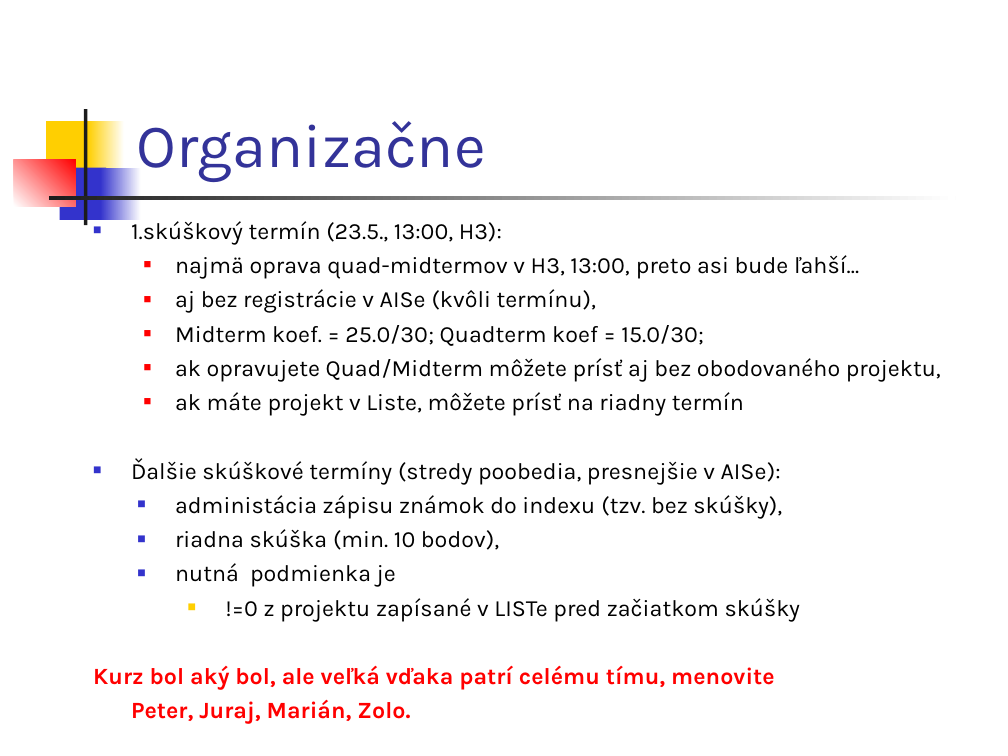
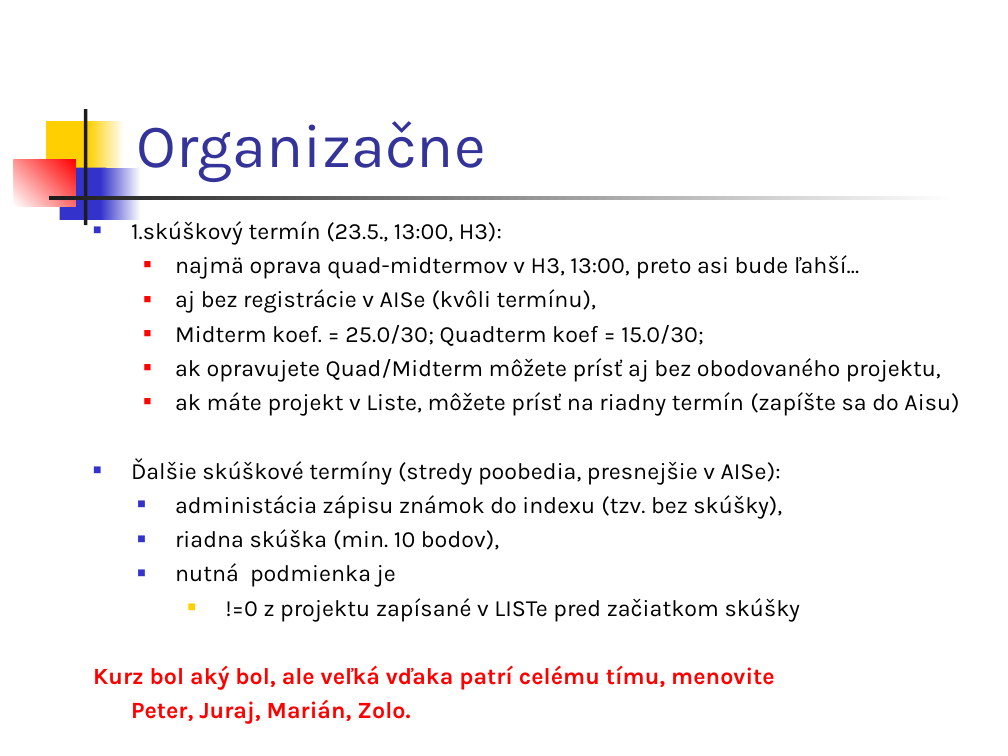
Before and after one commit to Programovanie4/Prednasky, a slide deck: slide 4 of 11/grandfinale.ppt (slide 3 before the commit). Drawn at 1008x756 pixels with LibreOffice and Linux fonts; fonts in the diff are those of the drawing. Boxes give left, top, right and bottom in pixels: in the first picture for what was removed or moved away, otherwise in the second. Text is boxed around its words. In the diff, an @@ line names an element or a change of style, - is before the commit and + after.

```diff
--- a/11/grandfinale.ppt
+++ b/11/grandfinale.ppt
@@ text at bbox=[175, 392, 959, 416]: text changed @@
-  ■ ak máte projekt v Liste, môžete prísť na riadny termín
+  ■ ak máte projekt v Liste, môžete prísť na riadny termín (zapíšte sa do Aisu)
```
Also in this commit, not shown: 1 other slide changed, 1 slide added, 1 other file.
